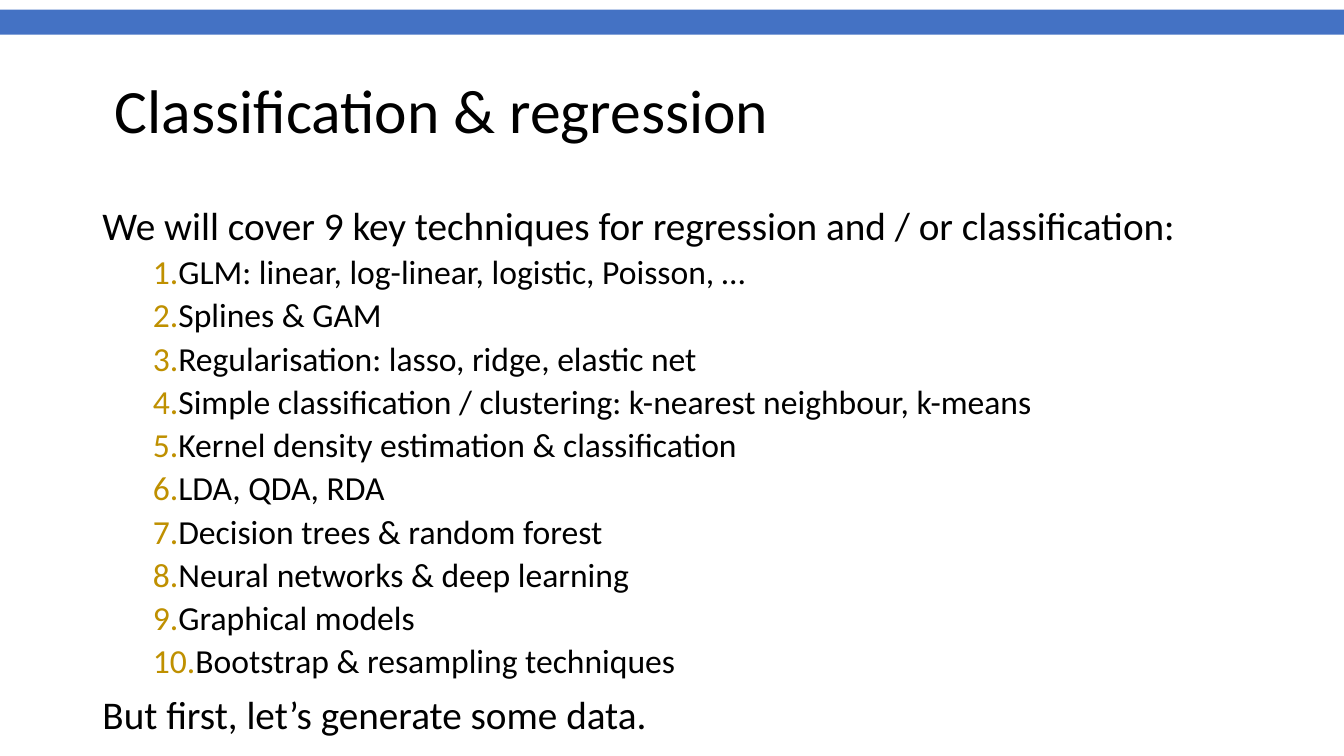
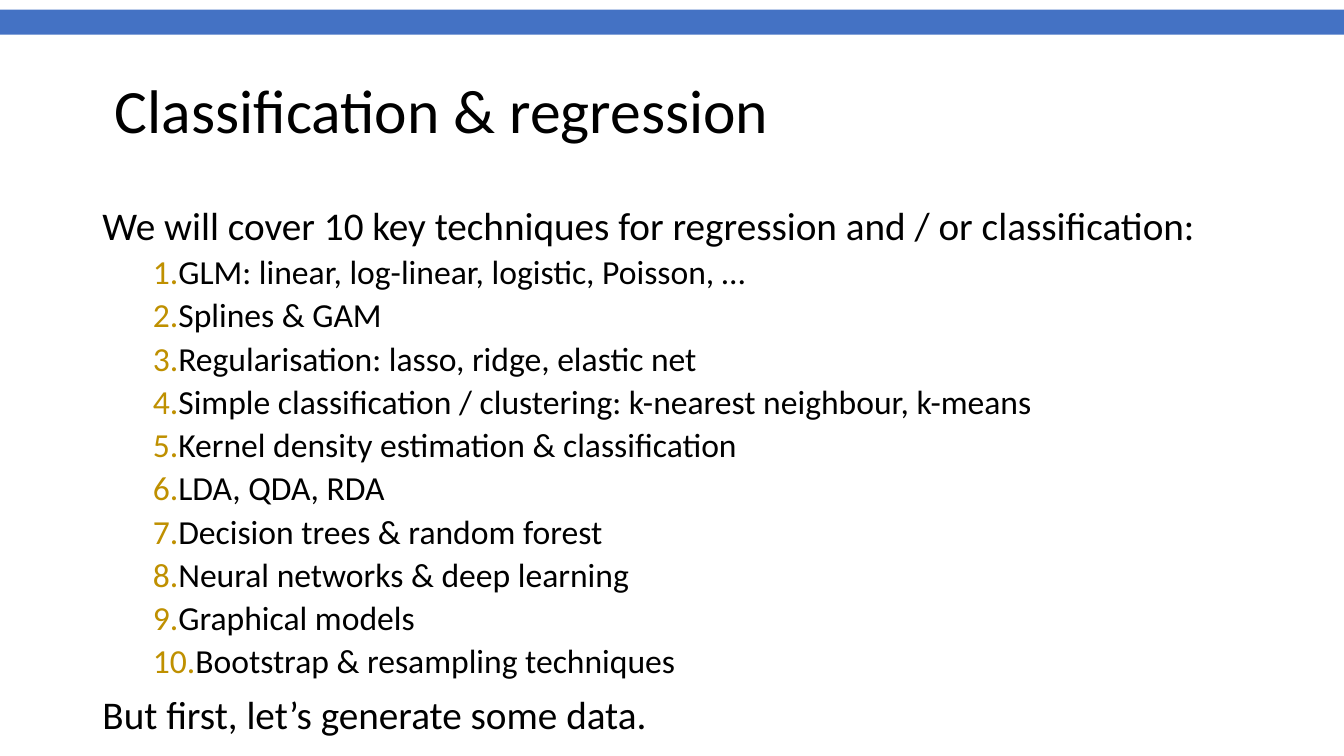
Before and after one commit to gitMarcH/COM_STA621_2020, a slide deck: slide 44 of COM_MScBioinformatics_Session8.pptx. Drawn at 1344x756 pixels with LibreOffice and Linux fonts; fonts in the diff are those of the drawing; background and template pictures are left out. Boxes give left, top, right and bottom in pixels: in the first picture for what was removed or moved away, otherwise in the second. Text is boxed around its words. In the diff, an @@ line names an element or a change of style, - is before the commit and + after.

```diff
--- a/COM_MScBioinformatics_Session8.pptx
+++ b/COM_MScBioinformatics_Session8.pptx
@@ text at (x1=102, y1=212, x2=1195, y2=247): text changed @@
-We will cover 9 key techniques for regression and / or classification:
+We will cover 10 key techniques for regression and / or classification:
```
Also in this commit, not shown: 3 other files.
